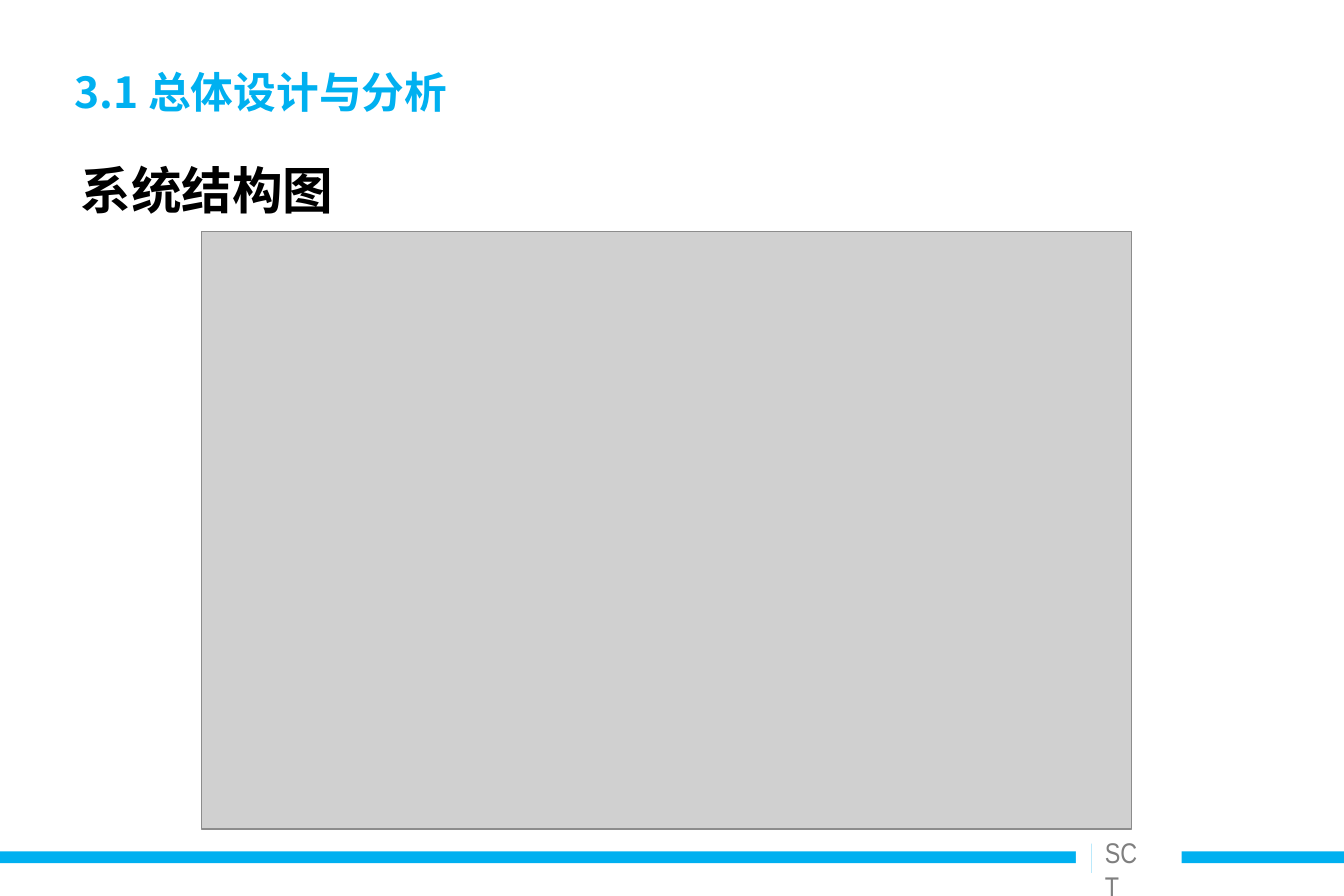
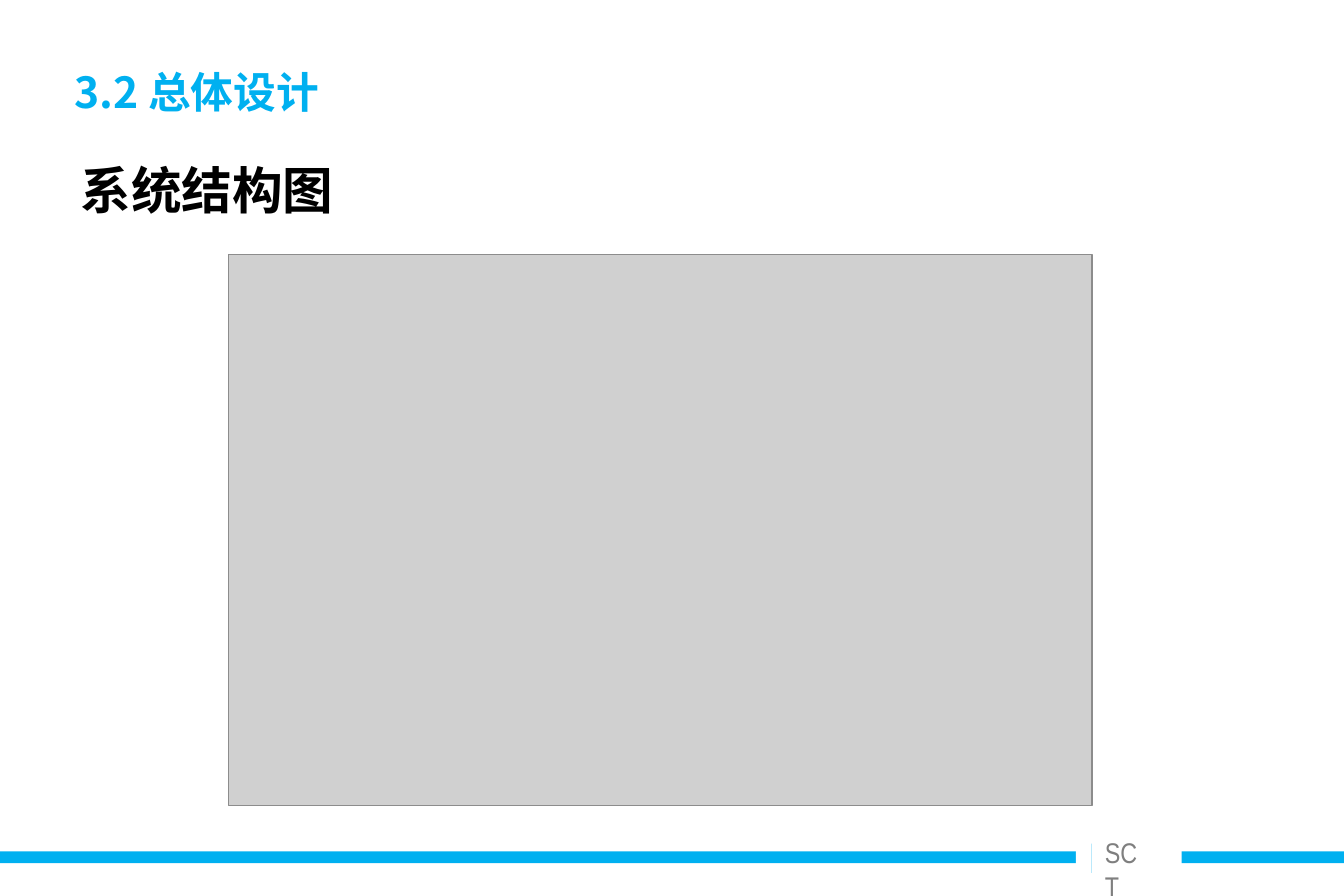
Before and after one commit to Snowin1994/-, a slide deck: slide 12 of 毕业设计相关/答辩ppt/安全聊天工具的设计与实现_v0.9.ppt (slide 13 before the commit). Drawn at 1344x896 pixels with LibreOffice and Linux fonts; fonts in the diff are those of the drawing; grey boxes stand for pictures. Boxes give left, top, right and bottom in pixels: in the first picture for what was removed or moved away, otherwise in the second. Text is boxed around its words. In the diff, an @@ line names an element or a change of style, - is before the commit and + after.

```diff
--- a/毕业设计相关/答辩ppt/安全聊天工具的设计与实现_v0.9.ppt
+++ b/毕业设计相关/答辩ppt/安全聊天工具的设计与实现_v0.9.ppt
@@ title at (74, 71, 319, 112): text changed @@
-3.1 总体设计与分析
+3.2 总体设计
@@ picture: place and size @@
-picture at (201, 232, 1131, 830)
+picture at (229, 255, 1092, 806)
```
Also in this commit, not shown: 21 other slides changed, 4 slides added, 7 slides removed, 23 other files.
